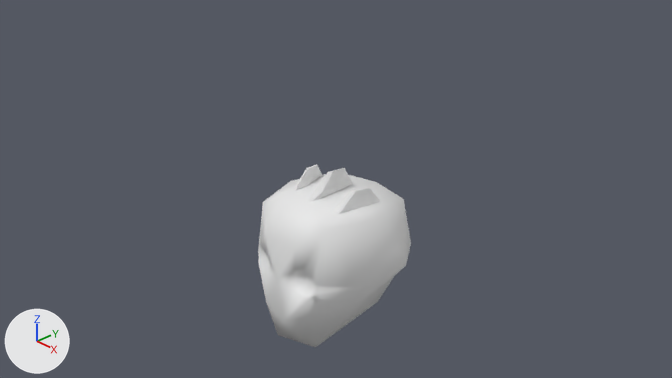
Two versions of the Blender file maybraid/art/characters/horns/triple_finbone_crown.blend, one commit apart.
Camera for both pictures: the file's camera 'Camera'. The axes (+X, +Y, +Z) are drawn at lower left. The lights are the same throughout. The older version comes first.

In view in the first picture: 'Icosphere', 'Thorn.004'.
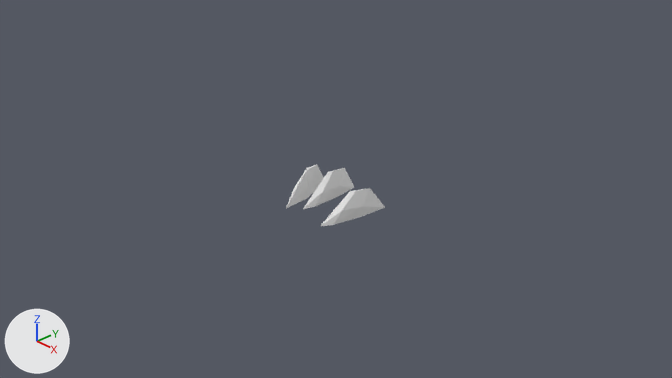
The newer file is also turned or shifted as a whole; pictures and numbers use the older file's frame.

Scene script edits in JSON lines:
```json
{"op": "remove", "block": "ob_icosphere", "code": ["ob_icosphere = bpy.data.objects.new('Icosphere', me_icosphere)", "ob_icosphere.location = (-0.016, 0.133, -0.948)", "ob_icosphere.scale = (0.885, 0.885, 0.885)"]}
```

What differs and where, as boxes [x1, y1, x2, y2] in the pictures (672 x 378 px):
```json
{"object": "Icosphere", "change": "deleted", "before": [258, 174, 411, 347]}
```
